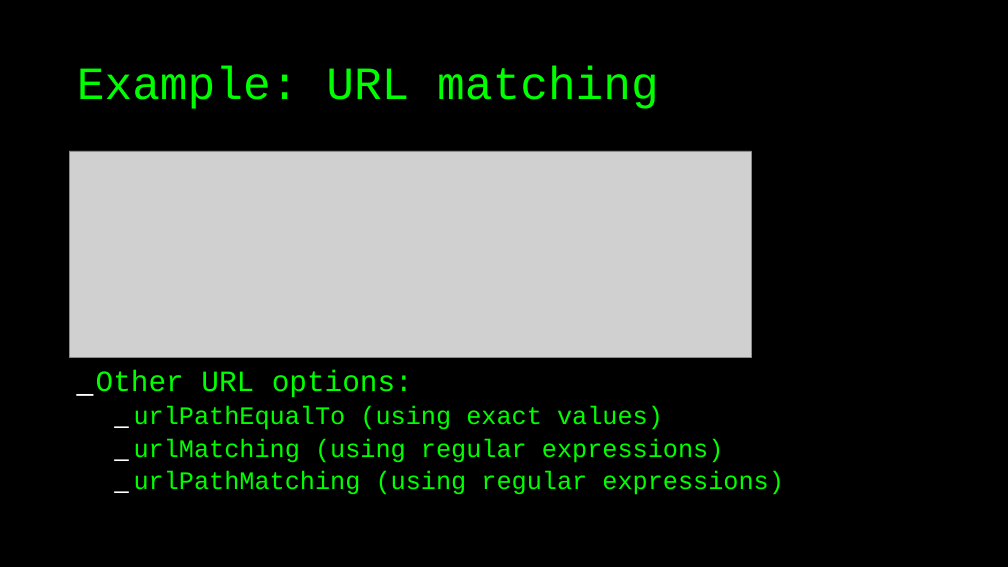
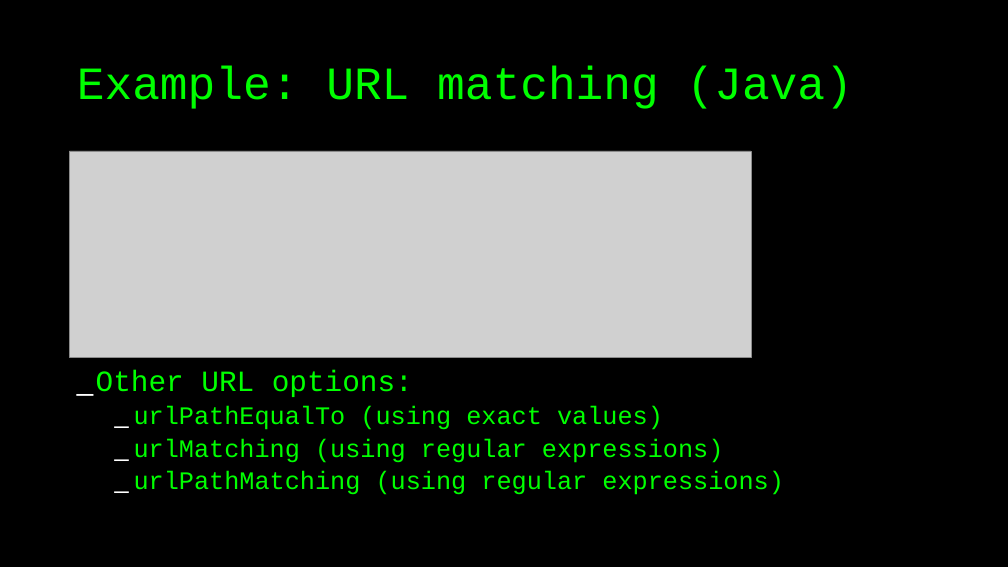
Before and after one commit to basdijkstra/wiremock-workshop, a slide deck: slide 25 of wiremock_workshop.odp (slide 24 before the commit). Drawn at 1008x567 pixels with LibreOffice and Linux fonts; fonts in the diff are those of the drawing; grey boxes stand for pictures. Boxes give left, top, right and bottom in pixels: in the first picture for what was removed or moved away, otherwise in the second. Text is boxed around its words. In the diff, an @@ line names an element or a change of style, - is before the commit and + after.

```diff
--- a/wiremock_workshop.odp
+++ b/wiremock_workshop.odp
@@ title at (x1=77, y1=67, x2=853, y2=109): text changed @@
-Example: URL matching
+Example: URL matching (Java)
```
Also in this commit, not shown: 16 other slides changed, 17 slides added, 21 slides removed, 6 other files.
